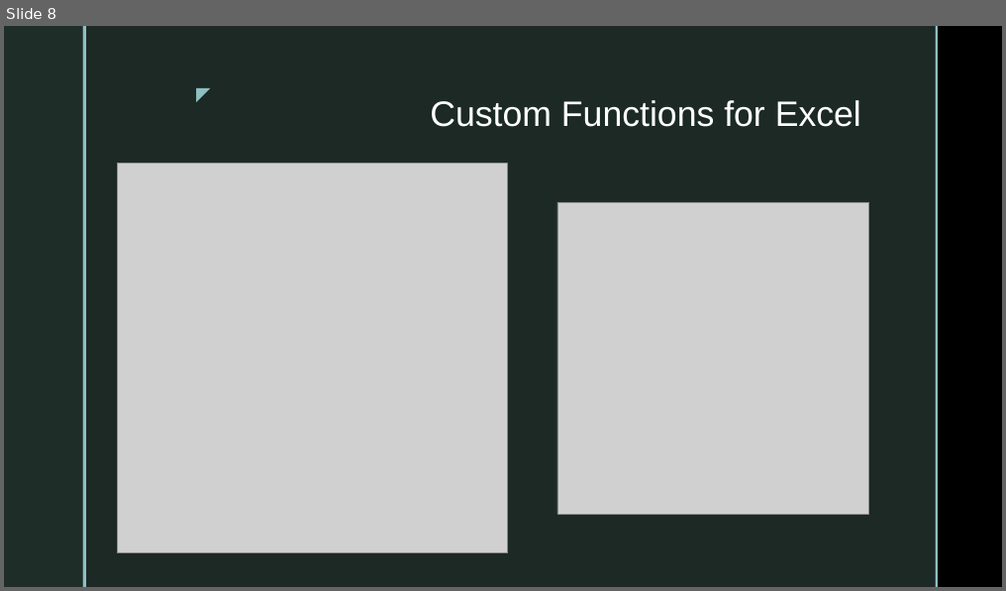
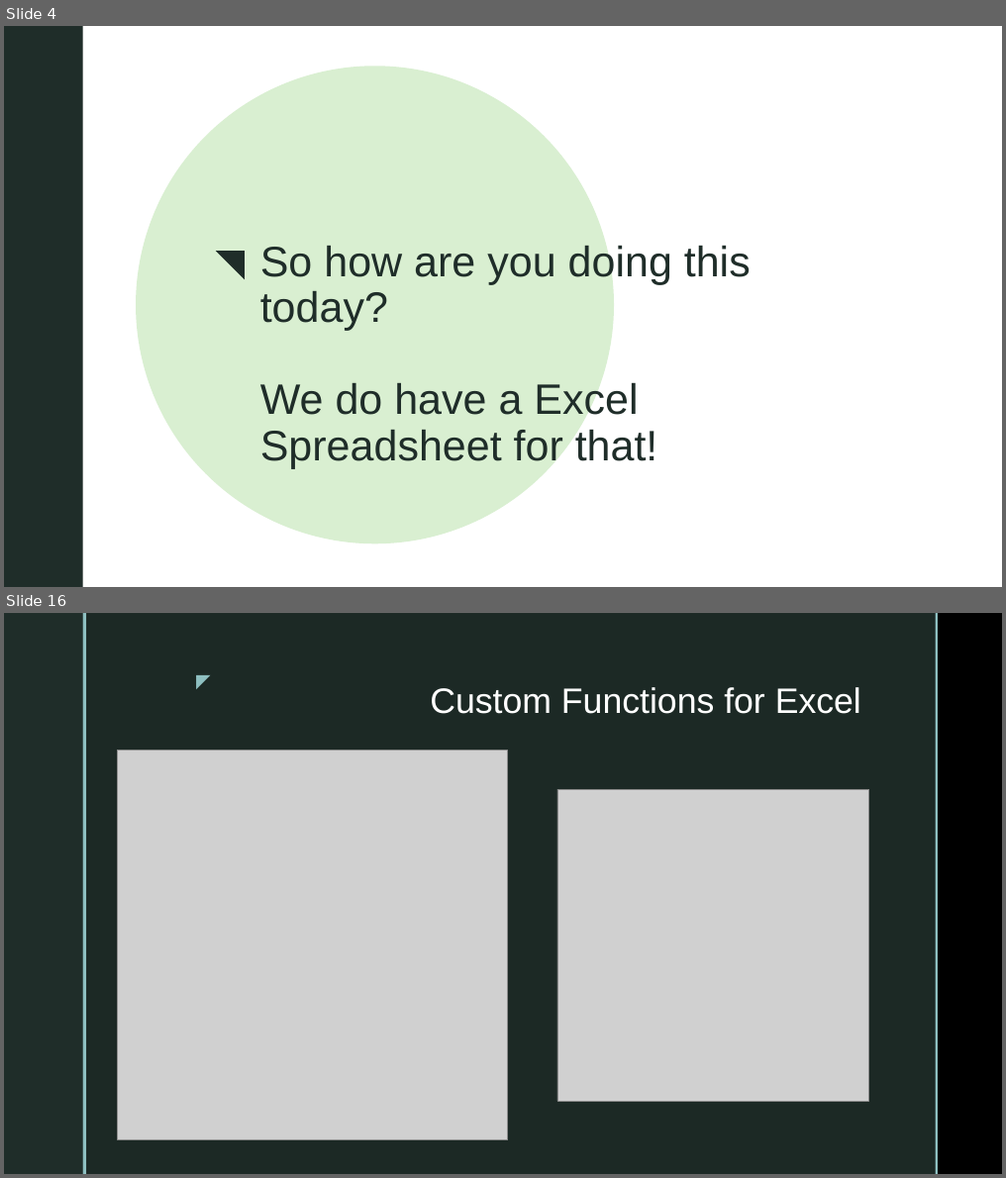
Before and after one commit to dersia/presentations, a slide deck: Custom Functions for Excel with Azure Functions.pptx. Shown one above the other, each under a label of ours: slide 8 before the commit, slides 4 and 16 after it; the slides between them are not shown. The pictures are 1006x591 and 1006x1178 pixels, drawn with LibreOffice and Linux fonts; fonts in the diff are those of the drawing; grey boxes stand for pictures; background and template pictures are left out. Boxes give left, top, right and bottom in pixels: in the first picture for what was removed or moved away, otherwise in the second. Text is boxed around its words. In the diff, an @@ line names an element or a change of style, - is before the commit and + after.

```diff
--- a/Custom Functions for Excel with Azure Functions.pptx
+++ b/Custom Functions for Excel with Azure Functions.pptx
@@ slide 4 added at [4, 26, 1002, 587], background picture (left out); not listed: 1 template element that a slide beside it also shows @@
@@ rectangle added at [4, 26, 1002, 587], fill #FFFFFF @@
@@ rectangle added at [4, 26, 82, 587], fill #1F2D29 @@
@@ rectangle added at [82, 26, 86, 587], fill #8EC0C1 @@
@@ rectangle added at [86, 26, 936, 587], fill #C5FAEB at 92% opacity @@
@@ rectangle added at [86, 26, 737, 587], fill #C5FAEB at 92% opacity @@
@@ rectangle added at [737, 26, 739, 587], fill #8EC0C1 @@
@@ ellipse added at [136, 66, 614, 544], fill #D9EFD1 @@
@@ picture added at [236, 198, 1002, 587] @@
@@ right triangle added at [216, 252, 245, 280], fill #1F2D29 @@
@@ title added at [260, 242, 750, 469], 41 pt, text #1F2D29 @@
+So how are you doing this today?
+We do have a Excel Spreadsheet for that!
@@ what was slide 8 is now slide 16 @@
```
Also in this commit, not shown: 8 slides changed, 8 other slides added, 1 slide removed, 27 other files.
